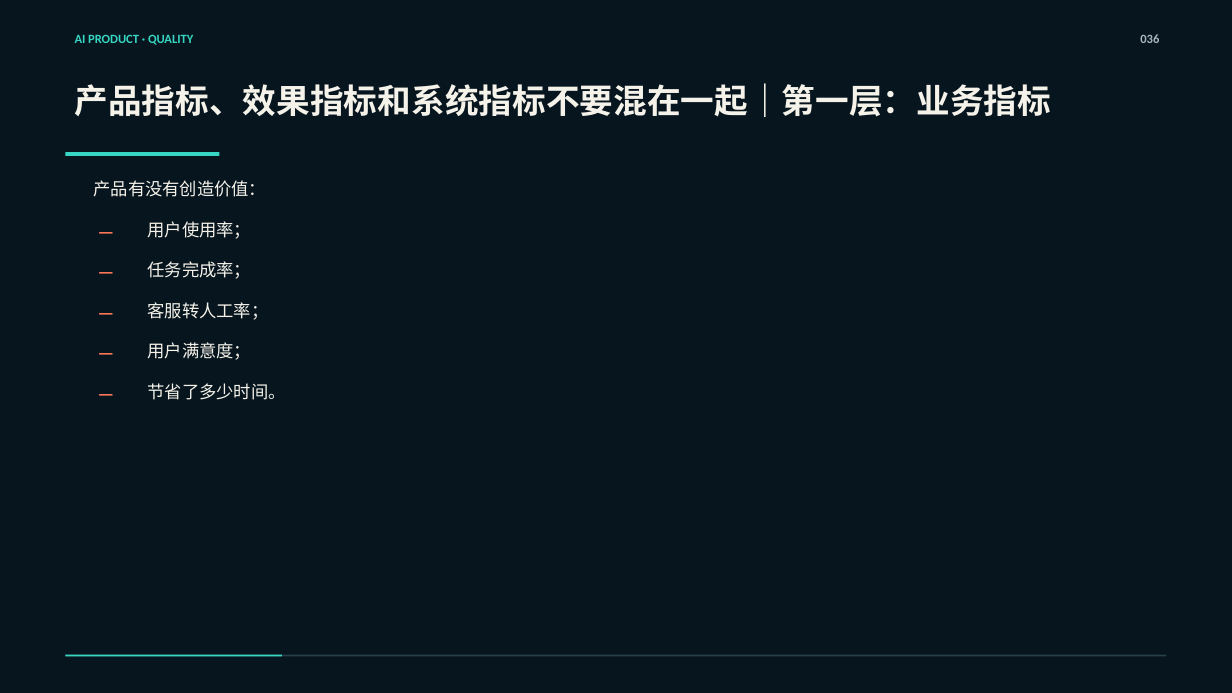
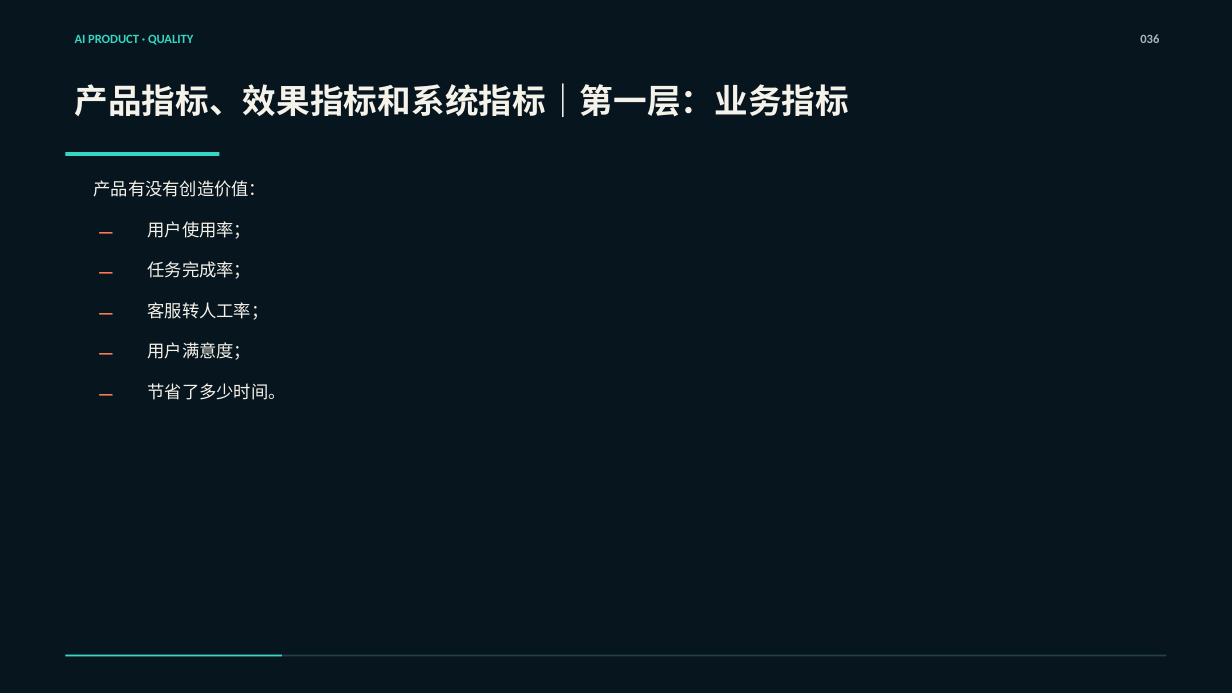
Before and after one commit to zhangkai2237/AI-Course, a slide deck: slide 31 of 课程生产/第一阶段/第09课_AI产品测试、指标与Bad Case_重做工作区/第09课_正式PPT_严格按MD版.pptx (slide 36 before the commit). Drawn at 1232x693 pixels with LibreOffice and Linux fonts; fonts in the diff are those of the drawing. Boxes give left, top, right and bottom in pixels: in the first picture for what was removed or moved away, otherwise in the second. Text is boxed around its words. In the diff, an @@ line names an element or a change of style, - is before the commit and + after.

```diff
--- a/课程生产/第一阶段/第09课_AI产品测试、指标与Bad Case_重做工作区/第09课_正式PPT_严格按MD版.pptx
+++ b/课程生产/第一阶段/第09课_AI产品测试、指标与Bad Case_重做工作区/第09课_正式PPT_严格按MD版.pptx
@@ text at [75,83,850,117]: text changed @@
-产品指标、效果指标和系统指标不要混在一起｜第一层：业务指标
+产品指标、效果指标和系统指标｜第一层：业务指标
```
Also in this commit, not shown: 35 other slides changed, 2 slides added, 9 slides removed.
